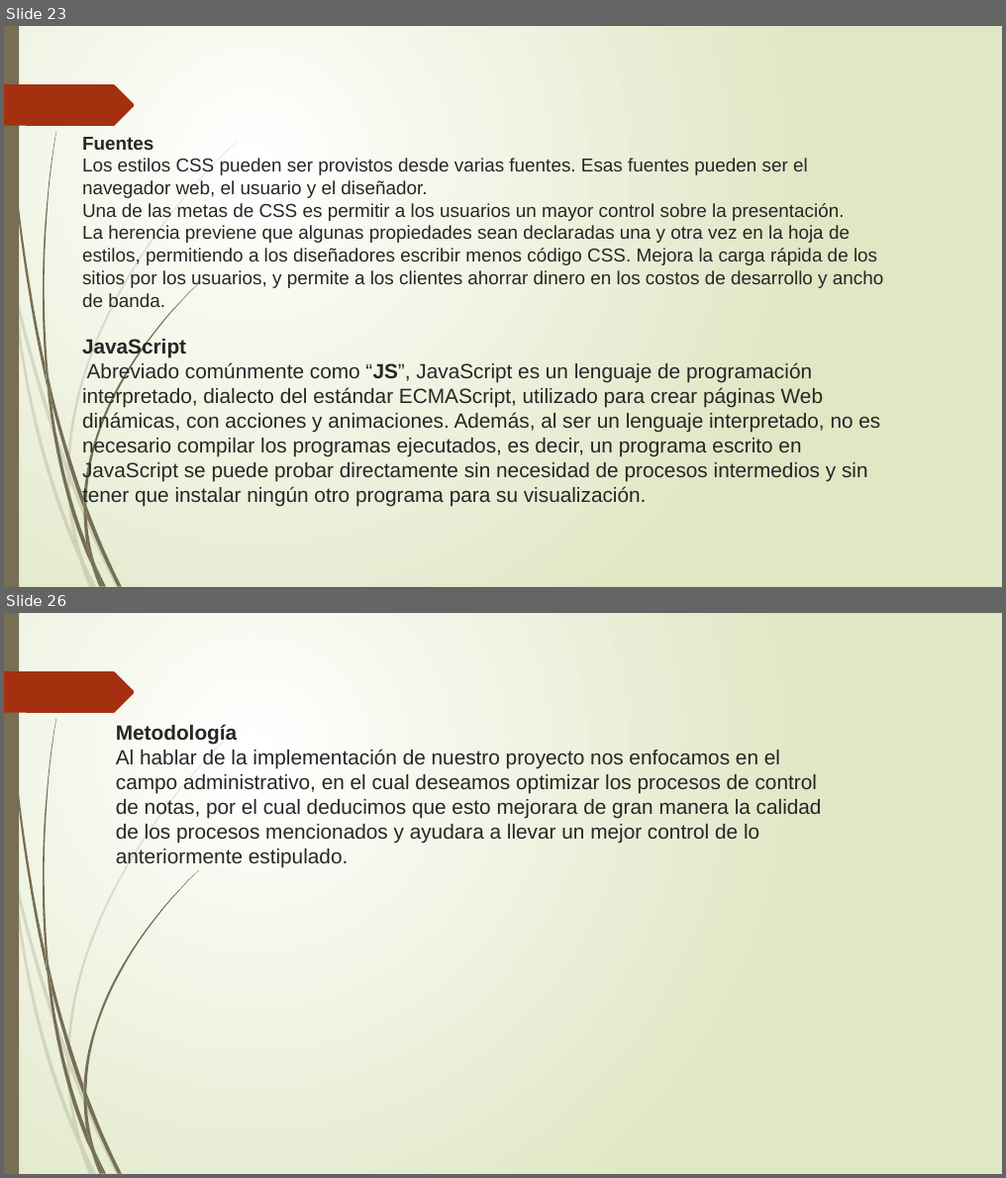
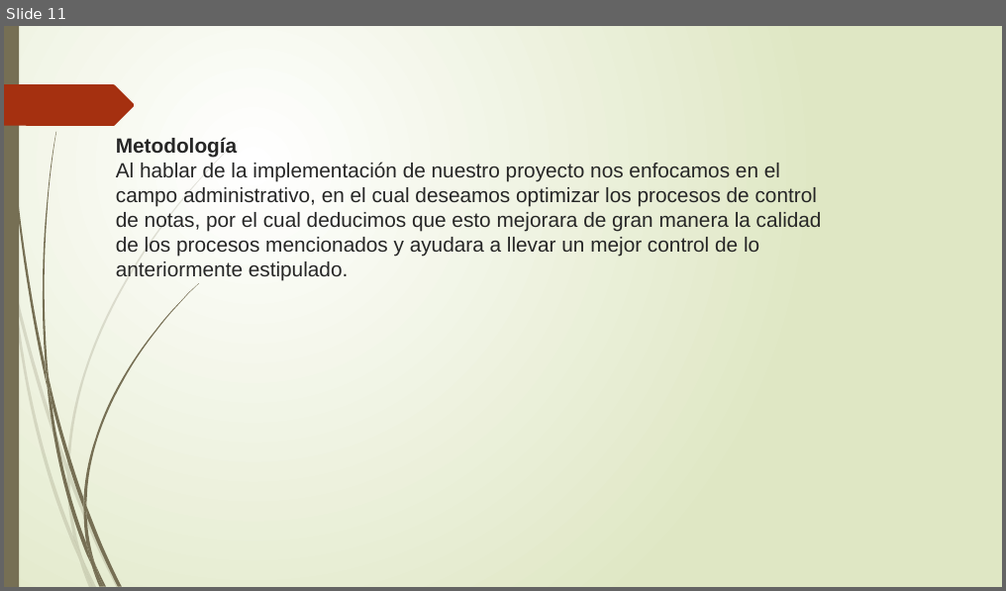
Before and after one commit to francha23/sistema-de-notas, a slide deck: Presentacion/El principio de la sabiduría es el temor.pptx. Shown one above the other, each under a label of ours: slides 23 and 26 before the commit, slide 11 after it; the slides between them are not shown. The pictures are 1006x1178 and 1006x591 pixels, drawn with LibreOffice and Linux fonts; fonts in the diff are those of the drawing. Boxes give left, top, right and bottom in pixels: in the first picture for what was removed or moved away, otherwise in the second. Text is boxed around its words. In the diff, an @@ line names an element or a change of style, - is before the commit and + after.

```diff
--- a/Presentacion/El principio de la sabiduría es el temor.pptx
+++ b/Presentacion/El principio de la sabiduría es el temor.pptx
@@ slide 23 removed at box(4, 26, 1002, 587), background gradient #FFFFFF to #DFE8C4; not listed: 24 template elements that a slide beside it also shows @@
@@ title removed at box(82, 137, 883, 506) @@
-Fuentes
-Los estilos CSS pueden ser provistos desde varias fuentes. Esas fuentes pueden ser el navegador web, el usuario y el diseñador.
-Una de las metas de CSS es permitir a los usuarios un mayor control sobre la presentación.
-La herencia previene que algunas propiedades sean declaradas una y otra vez en la hoja de estilos, permitiendo a los diseñadores escribir menos código CSS. Mejora la carga rápida de los sitios por los usuarios, y permite a los clientes ahorrar dinero en los costos de desarrollo y ancho de banda.
-JavaScript
-Abreviado comúnmente como “JS”, JavaScript es un lenguaje de programación interpretado, dialecto del estándar ECMAScript, utilizado para crear páginas Web dinámicas, con acciones y animaciones. Además, al ser un lenguaje interpretado, no es necesario compilar los programas ejecutados, es decir, un programa escrito en JavaScript se puede probar directamente sin necesidad de procesos intermedios y sin tener que instalar ningún otro programa para su visualización.
@@ what was slide 26 is now slide 11 @@
```
Also in this commit, not shown: 4 slides changed, 5 slides added, 17 other slides removed.
